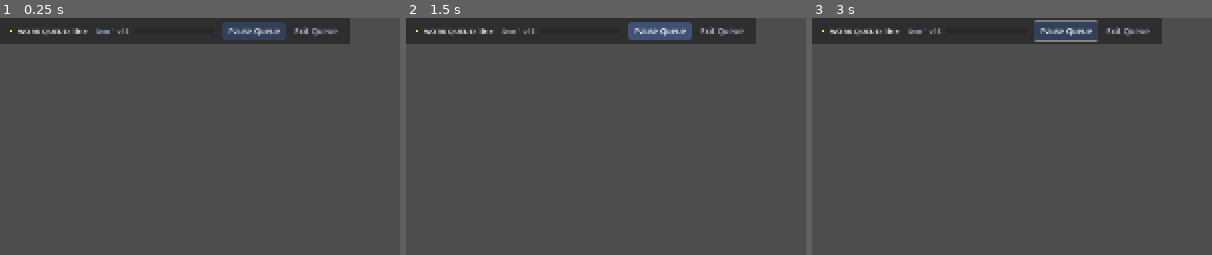
Above: before the commit, frames 1-3 (left to right).
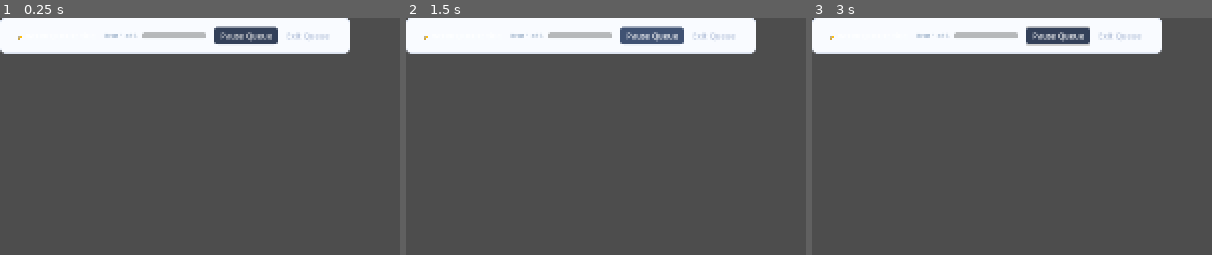
Above: after the commit, the same moments.

Repository: johnboyte/StudyCenterHub-Desktop
Game: Godot game, scene res://app/scenes/components/work_queue_header_bar.tscn
Two runs of this game, one before a commit and one after it. Both use one fixed random seed, a clock stepped at 60 frames per second and the inputs below. This scene is started directly instead of the project's main scene.
Inputs (mouse positions are % of the whole screen's width and height, from its top left):
- Up to frame 1 (0.25 s): no input
- Up to frame 2 (1.5 s): tap Enter at 0.5 s; move the mouse to (72, 45) at 0.52 s; hold Up 0.53-1.25 s; tap K at 0.6 s; click (72, 45) at 0.67 s; click "Pause Queue" at 1.25 s
- Up to frame 3 (3 s): drag from (30, 55) to (45, 70) at 2.02 s; move the mouse to (60, 28) at 2.77 s; hold Up from 2.78 s (still down); tap X at 2.85 s
The pictures show only the part of the screen within x 0-50%, y 0-50%; the shares and areas given below are measured in that part.

The runs differ from the first frame. In frame 1, 13% of the frame differs, in the area x 0-88%, y 0-16%; in frame 2, 13%; in frame 3, 13%.

Commit message:
feat(ui): update action button labels to Begin Actions and eliminate header collisions in queue workspace

Diff:
--- a/app/scenes/communications_view.gd
+++ b/app/scenes/communications_view.gd
@@ -80,12 +80,18 @@
 func _attach_header_bar() -> void:
 	if header_bar_instance: return
 
-	var parent_container = get_child(0) if get_child_count() > 0 else self
+	var main_vbox = get_node_or_null("MarginContainer/MainVBox") as VBoxContainer
+	var parent_container = main_vbox if main_vbox else (get_child(0) if get_child_count() > 0 else self)
 	if parent_container:
 		header_bar_instance = WorkQueueHeaderBarScene.instantiate()
 		parent_container.add_child(header_bar_instance)
 		if parent_container.has_method("move_child"):
 			parent_container.move_child(header_bar_instance, 0)
+
+		# Hide standard page header during active Queue Mode to eliminate header overlap
+		var std_hdr = get_node_or_null("MarginContainer/MainVBox/HeaderVBox") as Control
+		if std_hdr:
+			std_hdr.visible = false
 
 		var cur_idx = queue_controller.current_index if queue_controller else 0
 		var rem_count = queue_controller.get_remaining_count() if queue_controller else 0
@@ -105,6 +111,11 @@
 		queue_card_container.queue_free()
 		queue_card_container = null
 
+	# Restore standard page header upon exiting Queue Mode
+	var std_hdr = get_node_or_null("MarginContainer/MainVBox/HeaderVBox") as Control
+	if std_hdr:
+		std_hdr.visible = true
+
 func _on_queue_pause() -> void:
 	if header_bar_instance and queue_controller:
 		header_bar_instance.update_progress(queue_controller.current_index, queue_controller.get_remaining_count())
@@ -127,7 +138,8 @@
 
 	if not queue_card_container:
 		queue_card_container = PanelContainer.new()
-		var parent_container = get_child(0) if get_child_count() > 0 else self
+		var main_vbox = get_node_or_null("MarginContainer/MainVBox") as VBoxContainer
+		var parent_container = main_vbox if main_vbox else (get_child(0) if get_child_count() > 0 else self)
 		if parent_container:
 			parent_container.add_child(queue_card_container)
 			if parent_container.has_method("move_child") and header_bar_instance:
@@ -135,10 +147,10 @@
 
 	var style = StyleBoxFlat.new()
 	style.bg_color = Color(0.98, 0.99, 1.0, 1.0)
-	style.border_width_left = 2; style.border_width_top = 2; style.border_width_right = 2; style.border_width_bottom = 2
+	style.border_width_left = 1; style.border_width_top = 1; style.border_width_right = 1; style.border_width_bottom = 1
 	style.border_color = Color(0.12, 0.53, 0.90, 1.0)
-	style.corner_radius_top_left = 12; style.corner_radius_top_right = 12; style.corner_radius_bottom_left = 12; style.corner_radius_bottom_right = 12
-	style.content_margin_left = 20; style.content_margin_top = 18; style.content_margin_right = 20; style.content_margin_bottom = 18
+	style.corner_radius_top_left = 10; style.corner_radius_top_right = 10; style.corner_radius_bottom_left = 10; style.corner_radius_bottom_right = 10
+	style.content_margin_left = 18; style.content_margin_top = 16; style.content_margin_right = 18; style.content_margin_bottom = 16
 	queue_card_container.add_theme_stylebox_override("panel", style)
 
 	for child in queue_card_container.get_children():
@@ -146,7 +158,7 @@
 		child.queue_free()
 
 	var vbox = VBoxContainer.new()
-	vbox.add_theme_constant_override("separation", 14)
+	vbox.add_theme_constant_override("separation", 12)
 	queue_card_container.add_child(vbox)
 
 	if rem_count == 0 or not queue_controller:
@@ -173,25 +185,39 @@
 	var text = current_item.get("message_text", current_item.get("transcription", ""))
 	var due = current_item.get("due_date", "")
 
-	var hdr_lbl = Label.new()
-	hdr_lbl.text = "CURRENT QUEUE ITEM — " + str(caller) + " (" + str(phone) + ")"
-	hdr_lbl.add_theme_font_size_override("font_size", 16)
-	hdr_lbl.add_theme_color_override("font_color", Color(0.08, 0.12, 0.18, 1.0))
-	vbox.add_child(hdr_lbl)
+	# Structured Header Hierarchy: Current Person & Contact
+	var info_grid = VBoxContainer.new()
+	info_grid.add_theme_constant_override("separation", 4)
+
+	var person_lbl = Label.new()
+	person_lbl.text = "Current Person: " + str(caller)
+	person_lbl.add_theme_font_size_override("font_size", 16)
+	person_lbl.add_theme_color_override("font_color", Color(0.08, 0.12, 0.18, 1.0))
+	info_grid.add_child(person_lbl)
+
+	if phone != "":
+		var phone_lbl = Label.new()
+		phone_lbl.text = "Contact: " + str(phone)
+		phone_lbl.add_theme_font_size_override("font_size", 14)
+		phone_lbl.add_theme_color_override("font_color", Color(0.35, 0.42, 0.52, 1.0))
+		info_grid.add_child(phone_lbl)
 
 	if due != "":
 		var due_lbl = Label.new()
 		due_lbl.text = "⏰ Callback Due: " + str(due)
 		due_lbl.add_theme_font_size_override("font_size", 13)
 		due_lbl.add_theme_color_override("font_color", Color(0.85, 0.25, 0.20, 1.0))
-		vbox.add_child(due_lbl)
-
-	var txt_lbl = Label.new()
-	txt_lbl.text = "Message: \"" + str(text) + "\""
-	txt_lbl.autowrap_mode = TextServer.AUTOWRAP_WORD
-	txt_lbl.add_theme_font_size_override("font_size", 14)
-	txt_lbl.add_theme_color_override("font_color", Color(0.20, 0.25, 0.32, 1.0))
-	vbox.add_child(txt_lbl)
+		info_grid.add_child(due_lbl)
+
+	vbox.add_child(info_grid)
+
+	if text != "":
+		var txt_lbl = Label.new()
+		txt_lbl.text = "Message: \"" + str(text) + "\""
+		txt_lbl.autowrap_mode = TextServer.AUTOWRAP_WORD
+		txt_lbl.add_theme_font_size_override("font_size", 14)
+		txt_lbl.add_theme_color_override("font_color", Color(0.20, 0.25, 0.32, 1.0))
+		vbox.add_child(txt_lbl)
 
 	var btn_hbox = HBoxContainer.new()
 	btn_hbox.add_theme_constant_override("separation", 12)
--- a/app/scenes/components/action_center_card.gd
+++ b/app/scenes/components/action_center_card.gd
@@ -35,7 +35,7 @@
 	var count = int(data.get("count", 0))
 	var detail = data.get("supporting_detail", "")
 	var urgency = data.get("urgency", "normal").to_lower()
-	var btn_label = data.get("primary_button", "Start Queue")
+	var btn_label = data.get("primary_button", "Begin Actions")
 	var is_supported = data.get("queue_mode_supported", true)
 
 	if title_label:
--- a/app/scenes/components/action_center_card.tscn
+++ b/app/scenes/components/action_center_card.tscn
@@ -69,4 +69,4 @@
 [node name="PrimaryButton" type="Button" parent="MarginContainer/MainVBox/BottomHBox"]
 layout_mode = 2
 size_flags_horizontal = 3
-text = "Start Queue"
+text = "Begin Actions"
--- a/app/scenes/components/work_queue_header_bar.gd
+++ b/app/scenes/components/work_queue_header_bar.gd
@@ -14,6 +14,7 @@
 @onready var btn_exit: Button = $MarginContainer/MainHBox/ActionsHBox/BtnExit
 
 func _ready() -> void:
+	_apply_header_bar_style()
 	if btn_pause:
 		btn_pause.pressed.connect(func(): pause_requested.emit())
 		_apply_pause_button_styles()
@@ -21,10 +22,21 @@
 		btn_exit.pressed.connect(func(): exit_requested.emit())
 		_apply_exit_button_styles()
 
+func _apply_header_bar_style() -> void:
+	var style = StyleBoxFlat.new()
+	style.bg_color = Color(0.975, 0.985, 1.0, 1.0)
+	style.border_width_left = 1; style.border_width_top = 1; style.border_width_right = 1; style.border_width_bottom = 2
+	style.border_color = Color(0.86, 0.89, 0.94, 1.0)
+	style.corner_radius_top_left = 10; style.corner_radius_top_right = 10; style.corner_radius_bottom_left = 10; style.corner_radius_bottom_right = 10
+	style.content_margin_left = 16; style.content_margin_top = 10; style.content_margin_right = 16; style.content_margin_bottom = 10
+	add_theme_stylebox_override("panel", style)
+
 func configure_header(title: String, current_index: int, total_count: int) -> void:
 	var title_lbl = title_label if title_label else get_node_or_null("MarginContainer/MainHBox/TitleLabel") as Label
 	if title_lbl:
 		title_lbl.text = "⚡ WORK QUEUE: " + title
+		title_lbl.add_theme_font_size_override("font_size", 16)
+		title_lbl.add_theme_color_override("font_color", Color(0.08, 0.12, 0.18, 1.0))
 	update_progress(current_index, total_count)
 
 func update_progress(current_index: int, total_count: int) -> void:
@@ -37,6 +49,8 @@
 			lbl.text = "Item " + str(idx) + " of " + str(total_count)
 		else:
 			lbl.text = "Queue Empty"
+		lbl.add_theme_font_size_override("font_size", 14)
+		lbl.add_theme_color_override("font_color", Color(0.35, 0.42, 0.52, 1.0))
 
 	var pbar = progress_bar if progress_bar else get_node_or_null("MarginContainer/MainHBox/ProgressHBox/ProgressBar") as ProgressBar
 	if pbar:
--- a/app/scenes/directory_view.gd
+++ b/app/scenes/directory_view.gd
@@ -126,6 +126,11 @@
 		if parent_container.has_method("move_child"):
 			parent_container.move_child(header_bar_instance, 0)
 
+		# Hide standard page header during active Queue Mode to eliminate header overlap
+		var std_hdr = get_node_or_null("MarginContainer/VBoxContainer/HeaderContainer") as Control
+		if std_hdr:
+			std_hdr.visible = false
+
 		var cur_idx = queue_controller.current_index if queue_controller else 0
 		var rem_count = queue_controller.get_remaining_count() if queue_controller else 0
 		var def = QueueRegistryScript.get_definition(active_queue_id)
@@ -143,6 +148,11 @@
 	if queue_card_container:
 		queue_card_container.queue_free()
 		queue_card_container = null
+
+	# Restore standard page header upon exiting Queue Mode
+	var std_hdr = get_node_or_null("MarginContainer/VBoxContainer/HeaderContainer") as Control
+	if std_hdr:
+		std_hdr.visible = true
 
 func _on_queue_pause() -> void:
 	if header_bar_instance and queue_controller:
--- a/app/scenes/home_view.gd
+++ b/app/scenes/home_view.gd
@@ -259,7 +259,7 @@
 			"count": count,
 			"supporting_detail": def.get("description", ""),
 			"urgency": def.get("urgency", "normal"),
-			"primary_button": def.get("primary_button", "Start Queue"),
+			"primary_button": def.get("primary_button", "Begin Actions"),
 			"queue_mode_supported": def.get("queue_mode_supported", true)
 		})
 		card_item.action_requested.connect(_on_card_action)
--- a/app/scenes/schedules_view.gd
+++ b/app/scenes/schedules_view.gd
@@ -133,6 +133,11 @@
 		if parent_container.has_method("move_child"):
 			parent_container.move_child(header_bar_instance, 0)
 
+		# Hide standard page header during active Queue Mode to eliminate header overlap
+		var std_hdr = get_node_or_null("MarginContainer/VBoxContainer/HeaderVBox") as Control
+		if std_hdr:
+			std_hdr.visible = false
+
 		var cur_idx = queue_controller.current_index if queue_controller else 0
 		var rem_count = queue_controller.get_remaining_count() if queue_controller else 0
 		var def = QueueRegistryScript.get_definition(active_queue_id)
@@ -150,6 +155,11 @@
 	if queue_card_container:
 		queue_card_container.queue_free()
 		queue_card_container = null
+
+	# Restore standard page header upon exiting Queue Mode
+	var std_hdr = get_node_or_null("MarginContainer/VBoxContainer/HeaderVBox") as Control
+	if std_hdr:
+		std_hdr.visible = true
 
 func _on_queue_pause() -> void:
 	if header_bar_instance and queue_controller:
--- a/src/domain/work_queue/queue_registry.gd
+++ b/src/domain/work_queue/queue_registry.gd
@@ -16,7 +16,7 @@
 			"count_sql": "SELECT COUNT(*) AS cnt FROM voicemails WHERE status = 'new' AND due_date IS NOT NULL AND due_date != '' AND due_date < date('now', 'localtime');",
 			"record_sql": "SELECT id, voicemail_uuid, caller_phone, caller_name, transcription, due_date, status, created_at FROM voicemails WHERE status = 'new' AND due_date IS NOT NULL AND due_date != '' AND due_date < date('now', 'localtime') ORDER BY due_date ASC;",
 			"completion_sql": "UPDATE voicemails SET status = 'completed' WHERE id = ?;",
-			"primary_button": "Start Queue",
+			"primary_button": "Begin Actions",
 			"queue_mode_supported": true
 		},
 		"unanswered_messages": {
